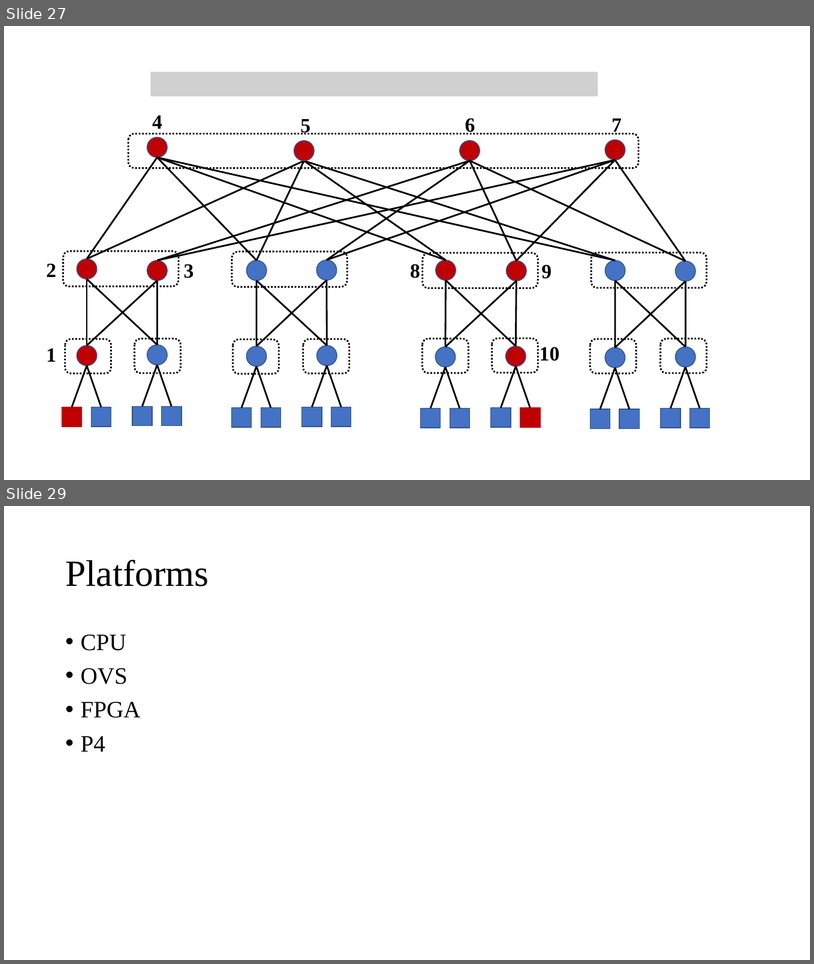
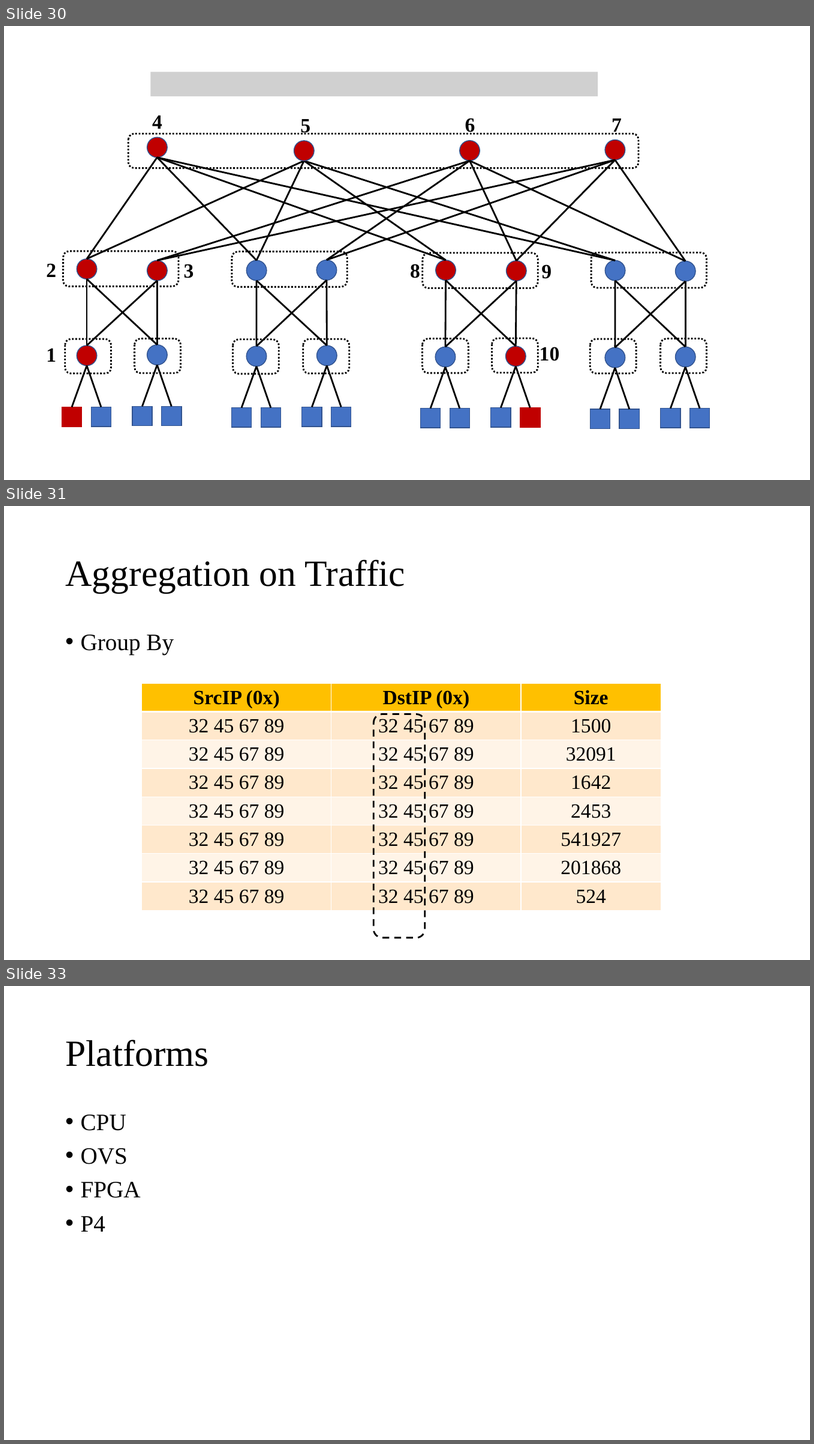
Before and after one commit to Lipox/Dimension, a slide deck: dimensions.pptx. Shown one above the other, each under a label of ours: slides 27 and 29 before the commit, slides 30, 31 and 33 after it; the slides between them are not shown. The pictures are 814x964 and 814x1444 pixels, drawn with LibreOffice and Linux fonts; fonts in the diff are those of the drawing; grey boxes stand for pictures. Boxes give left, top, right and bottom in pixels: in the first picture for what was removed or moved away, otherwise in the second. Text is boxed around its words. In the diff, an @@ line names an element or a change of style, - is before the commit and + after.

```diff
--- a/dimensions.pptx
+++ b/dimensions.pptx
@@ slide 31 added at [4, 506, 810, 960], background #FFFFFF @@
@@ title added at [65, 559, 406, 592], 44 pt, text #000000 @@
+Aggregation on Traffic
@@ text added at [81, 634, 174, 654], 28 pt, text #000000 @@
+• Group By
@@ table added at [142, 683, 662, 925], 8 rows, 3 columns @@
+SrcIP (0x) | DstIP (0x) | Size
+32 45 67 89 | 32 45 67 89 | 1500
+32 45 67 89 | 32 45 67 89 | 32091
+32 45 67 89 | 32 45 67 89 | 1642
+32 45 67 89 | 32 45 67 89 | 2453
+32 45 67 89 | 32 45 67 89 | 541927
+32 45 67 89 | 32 45 67 89 | 201868
+32 45 67 89 | 32 45 67 89 | 524
@@ rounded rectangle added at [374, 714, 425, 937], outline #000000 2 pt dashed @@
@@ what was slide 27 is now slide 30 @@
@@ what was slide 29 is now slide 33 @@
```
Also in this commit, not shown: 3 slides changed, 2 other slides added.
